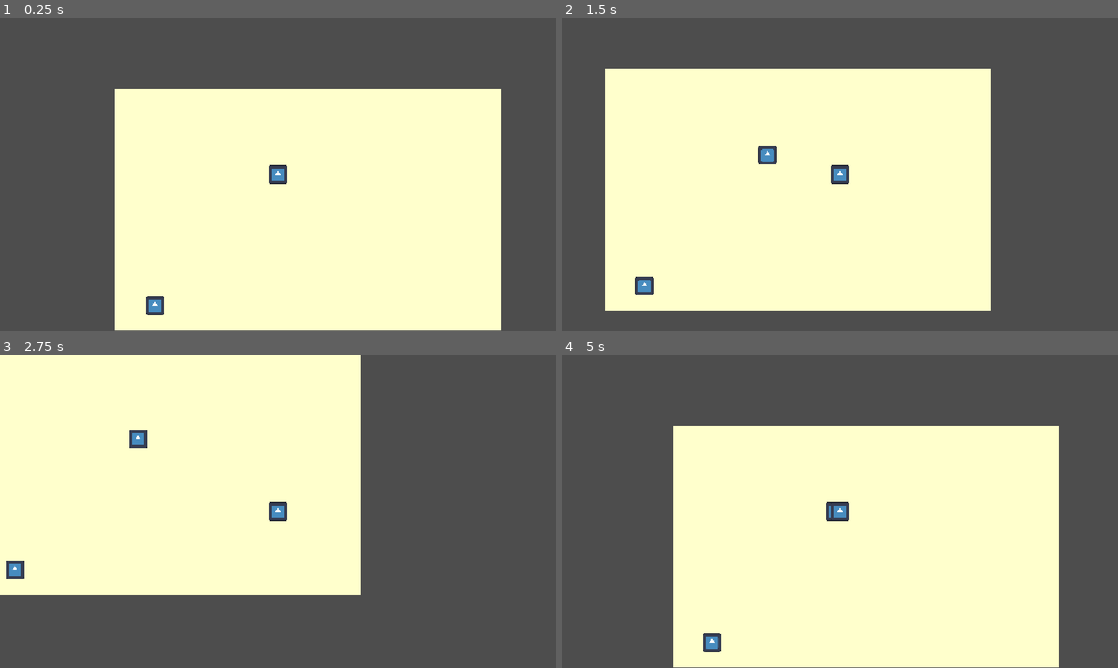
Above: before the commit, frames 1-4 (two rows, left to right).
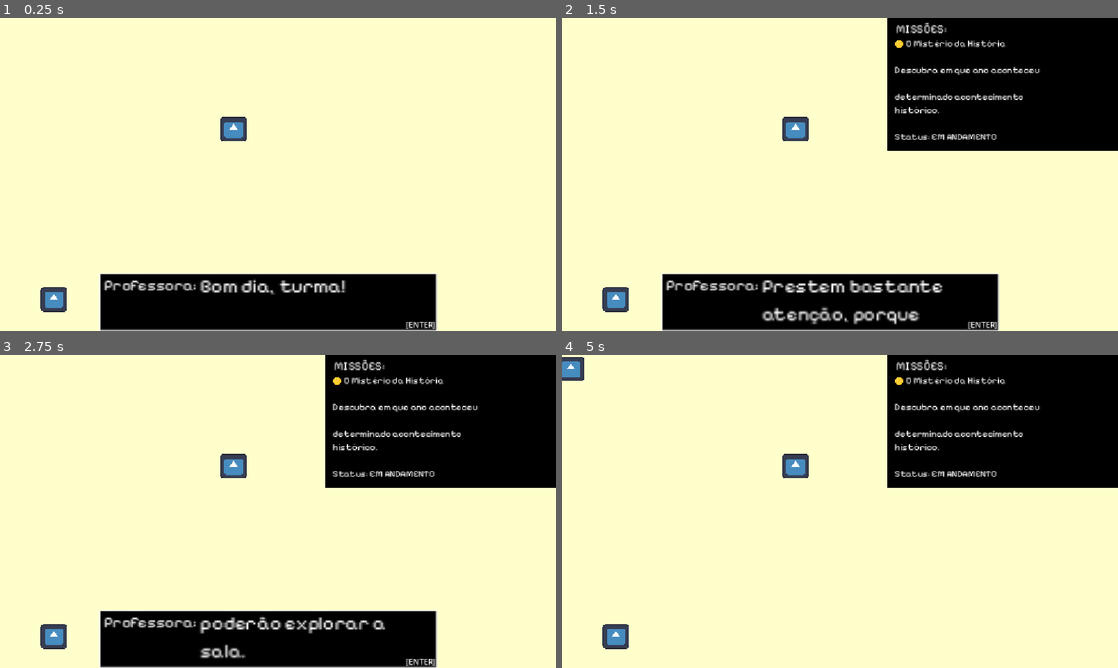
Above: after the commit, the same moments.

Repository: Mikuzinha/Brain-Quest
Game: Godot game, scene res://scenes/map/Classroom.tscn
Two runs of this game, one before a commit and one after it. Both use one fixed random seed, a clock stepped at 60 frames per second and the inputs below. The engine's default icon, where the game draws it, is replaced by a stand-in: a white triangle on a blue panel in a dark square.
Inputs:
- Up to frame 1 (0.25 s): no input
- Up to frame 2 (1.5 s): tap Enter (ui_accept) at 0.5, 1.35 s; hold Right (ui_right) 0.53-1.28 s; hold Enter (ui_accept) 0.53-1.28 s; tap J at 0.6 s; hold Down (ui_down) from 1.28 s (still down)
- Up to frame 3 (2.75 s): tap Enter (ui_accept) at 1.52, 1.82 s; tap J at 1.55, 2.1 s; release Down (ui_down) at 2.03 s; hold Right (ui_right) from 2.03 s (still down); hold Enter (ui_accept) from 2.03 s (still down)
- Up to frame 4 (5 s): release Right (ui_right) at 2.78 s; release Enter (ui_accept) at 2.78 s; hold Up (ui_up) 2.78-3.53 s; tap J at 2.85, 4.35 s; tap Enter (ui_accept) at 3.02, 3.32, 4.52, 4.82 s; hold Enter (ui_accept) 3.53-4.28 s; hold Left (ui_left) from 3.53 s (still down)

The runs differ from the first frame. In frame 1, 57% of the frame differs, in the area x 0-100%, y 0-100%; in frame 2, 59%; in frame 3, 53%; in frame 4, 53%.

Commit message:
Dialogos prontos

Diff:
--- /dev/null
+++ b/dialogue.gd
@@ -0,0 +1,40 @@
+extends CanvasLayer
+
+@onready var panel = $Panel
+@onready var label = $Panel/DialogueLabel
+
+var falas = [
+	"Bom dia, turma!",
+	"Hoje vamos aprender um pouco",
+	"sobre a Segunda Guerra Mundial.",
+	"Prestem bastante atenção, porque",
+	"no final da aula vocês terão uma missão.",
+	"Quando terminarmos, vocês",
+	"poderão explorar a sala."
+]
+
+var fala_atual = 0
+
+
+func _ready():
+	visible = true
+	mostrar_fala()
+
+
+func _input(event):
+	if event.is_action_pressed("ui_accept"):
+		proxima_fala()
+
+
+func mostrar_fala():
+	label.text = falas[fala_atual]
+
+
+func proxima_fala():
+	fala_atual += 1
+
+	if fala_atual >= falas.size():
+		visible = false
+		get_parent().get_node("Player").can_move = true
+	else:
+		mostrar_fala()
--- a/scenes/map/Classroom.tscn
+++ b/scenes/map/Classroom.tscn
@@ -4,6 +4,9 @@
 [ext_resource type="Script" uid="uid://bb1igylycg02p" path="res://scenes/map/classroom.gd" id="1_cwqeo"]
 [ext_resource type="Texture2D" uid="uid://c4fmvje56javp" path="res://icon.svg" id="2_xy0bc"]
 [ext_resource type="PackedScene" uid="uid://81gd8m8k1frc" path="res://scenes/npcs/npc.tscn" id="3_xy0bc"]
+[ext_resource type="Script" uid="uid://b20efwepuxbim" path="res://dialogue.gd" id="5_qmvgv"]
+[ext_resource type="FontFile" uid="uid://m0u06dfqto8e" path="res://assets/fonts/PixelifySans-VariableFont_wght.ttf" id="6_evsgb"]
+[ext_resource type="Script" uid="uid://bp06hwfclme07" path="res://script/missions.gd" id="7_nir4y"]
 
 [sub_resource type="TileSet" id="TileSet_4lohb"]
 
@@ -15,6 +18,20 @@
 
 [sub_resource type="RectangleShape2D" id="RectangleShape2D_4lohb"]
 size = Vector2(20.006586, 0.99999994)
+
+[sub_resource type="StyleBoxFlat" id="StyleBoxFlat_jya7e"]
+bg_color = Color(0, 0, 0, 1)
+border_width_left = 4
+border_width_top = 4
+border_width_right = 4
+border_width_bottom = 4
+border_color = Color(1, 1, 1, 1)
+border_blend = true
+corner_radius_top_left = 2
+corner_radius_top_right = 2
+corner_radius_bottom_right = 2
+corner_radius_bottom_left = 2
+corner_detail = 20
 
 [node name="Classroom" type="Node2D" unique_id=397605161]
 script = ExtResource("1_cwqeo")
@@ -46,6 +63,11 @@
 position = Vector2(337, 178)
 
 [node name="Camera2D" type="Camera2D" parent="Player" unique_id=1789403110]
+zoom = Vector2(1.46, 1.3)
+limit_left = 300
+limit_top = 200
+limit_right = 500
+limit_bottom = 300
 
 [node name="SpawnPoint" type="Marker2D" parent="." unique_id=1468480713]
 position = Vector2(337, 178)
@@ -81,3 +103,78 @@
 position = Vector2(399.86823, -10)
 scale = Vector2(40, 20)
 shape = SubResource("RectangleShape2D_4lohb")
+
+[node name="dialogue" type="CanvasLayer" parent="." unique_id=850825038]
+script = ExtResource("5_qmvgv")
+
+[node name="Panel" type="Panel" parent="dialogue" unique_id=1251724391]
+anchors_preset = 7
+anchor_left = 0.5
+anchor_top = 1.0
+anchor_right = 0.5
+anchor_bottom = 1.0
+offset_left = -370.0
+offset_top = -120.0
+offset_right = 330.0
+grow_horizontal = 2
+grow_vertical = 0
+theme_override_styles/panel = SubResource("StyleBoxFlat_jya7e")
+
+[node name="DialogueLabel" type="Label" parent="dialogue/Panel" unique_id=71987866]
+layout_mode = 0
+offset_left = 208.0
+offset_top = 2.9999685
+offset_right = 378.0
+offset_bottom = 47.99997
+scale = Vector2(2.5, 2.5)
+theme_override_fonts/font = ExtResource("6_evsgb")
+text = "BOM DIA
+"
+autowrap_mode = 3
+
+[node name="NameLabel" type="Label" parent="dialogue/Panel" unique_id=1519367004]
+layout_mode = 0
+offset_left = 9.0
+offset_top = 6.0
+offset_right = 707.0
+offset_bottom = 111.0
+scale = Vector2(2, 2)
+theme_override_fonts/font = ExtResource("6_evsgb")
+text = "Professora:
+"
+
+[node name="ContinueLabel" type="Label" parent="dialogue/Panel" unique_id=1619187929]
+layout_mode = 0
+offset_left = 635.0
+offset_top = 95.0
+offset_right = 735.0
+offset_bottom = 120.0
+text = "[ENTER]"
+
+[node name="missions" type="CanvasLayer" parent="." unique_id=1642212399]
+script = ExtResource("7_nir4y")
+
+[node name="ColorRect" type="ColorRect" parent="missions" unique_id=1094358396]
+offset_left = 673.0
+offset_right = 1152.0
+offset_bottom = 275.0
+color = Color(0, 0, 0, 1)
+
+[node name="Title" type="Label" parent="missions" unique_id=411487716]
+offset_left = 692.0
+offset_top = 8.0
+offset_right = 760.0
+offset_bottom = 31.0
+scale = Vector2(1.5, 1.5)
+theme_override_fonts/font = ExtResource("6_evsgb")
+text = "MISSÕES:"
+
+[node name="MissionList" type="Label" parent="missions" unique_id=1357244098]
+offset_left = 689.0
+offset_top = 41.0
+offset_right = 986.3334
+offset_bottom = 189.66667
+scale = Vector2(1.2, 1.2)
+theme_override_fonts/font = ExtResource("6_evsgb")
+text = "Nenhuma missão recebida."
+autowrap_mode = 3
--- a/scenes/player/player.gd
+++ b/scenes/player/player.gd
@@ -1,15 +1,27 @@
 extends CharacterBody2D
 
-@export var speed := 200.0
+const SPEED = 300.0
 
-func _physics_process(delta):
-	var direction = Vector2(
-		Input.get_axis("ui_left", "ui_right"),
-		Input.get_axis("ui_up", "ui_down")
+var can_move = false
+
+
+func _physics_process(_delta: float) -> void:
+
+	if not can_move:
+		velocity = Vector2.ZERO
+		move_and_slide()
+		return
+
+	var direction = Input.get_vector(
+		"ui_left",
+		"ui_right",
+		"ui_up",
+		"ui_down"
 	)
 
-	if direction.length() > 0:
-		direction = direction.normalized()
+	if direction != Vector2.ZERO:
+		velocity = direction * SPEED
+	else:
+		velocity = Vector2.ZERO
 
-	velocity = direction * speed
 	move_and_slide()
--- /dev/null
+++ b/script/missions.gd
@@ -0,0 +1,30 @@
+extends CanvasLayer
+
+@onready var mission_list = $MissionList
+
+var missions = [
+	"🟡 O Mistério da História",
+
+"Descubra em que ano aconteceu",
+"determinado acontecimento histórico.",
+
+"Status: EM ANDAMENTO"
+]
+
+
+func _ready():
+	visible = false
+	atualizar_missoes()
+
+
+func _input(event):
+	if event is InputEventKey and event.pressed:
+		if event.keycode == KEY_J:
+			visible = not visible
+
+
+func atualizar_missoes():
+	mission_list.text = ""
+
+	for mission in missions:
+		mission_list.text += mission + "\n\n"
Binary file added: assets/fonts/PixelifySans-VariableFont_wght.ttf
Not shown, added: assets/fonts/PixelifySans-VariableFont_wght.ttf.import
Not shown, added: dialogue.gd.uid
Not shown, added: script/missions.gd.uid
